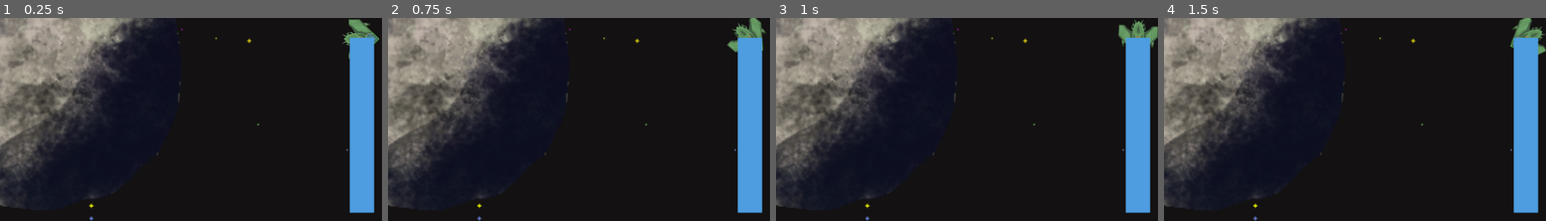
Above: before the commit, frames 1-4 (left to right).
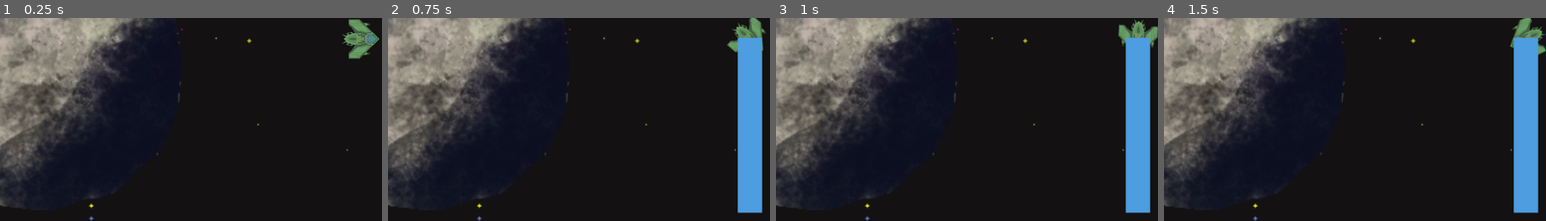
Above: after the commit, the same moments.

Repository: Vassily-Petrousevitch/GalacticHeist
Game: Godot game, scene res://main.tscn
The game is run twice, just before and just after one commit, with the same random seed, the same clock (stepped at 60 frames per second) and the same inputs.
Inputs (mouse positions are % of the whole screen's width and height, from its top left):
- Up to frame 1 (0.25 s): no input
- Up to frame 2 (0.75 s): tap Enter at 0.5 s; move the mouse to (7, 58) at 0.52 s; hold D (rotate_right) from 0.53 s (still down); right-click (7, 58) at 0.6 s
- Up to frame 3 (1 s): keep holding D (rotate_right)
- Up to frame 4 (1.5 s): move the mouse to (30, 55) at 1.27 s; release D (rotate_right) at 1.28 s; hold S (brake) from 1.28 s (still down); click (30, 55) at 1.35 s
The pictures show only the part of the screen within x 3-53%, y 45-95%; the shares and areas given below are measured in that part.

The runs differ from the first frame. In frame 1, 5.6% of the frame differs, in the area x 91-98%, y 9-97%; in frame 2, nothing differs; in frame 3, nothing differs; in frame 4, nothing differs.

Commit message:
Player can now spawn a rope piece attached to them

Diff:
--- a/entities/player.gd
+++ b/entities/player.gd
@@ -16,8 +16,8 @@
 const bullet_timeout = 0.2		# seconds
 var bullet_on_cooldown = false
 
-# Mouse is hovering over a "rope-able object" e.g. Asteroids, Puffins
-var mouse_hovering = null
+# Rope parameters
+var rope_piece = preload("res://entities/rope_piece.tscn")
 
 func _physics_process(delta):
 	if not stunned:
@@ -26,13 +26,6 @@
 	if col:
 		velocity = velocity.bounce(col.get_normal()) * ship_bounceback
 		get_stunned_idiot()
-
-	# Raycast to detect nearby "rope-able" objects
-	var space_state = get_world_2d().direct_space_state
-	var query = PhysicsRayQueryParameters2D.create(self.position, Vector2(50, 100), 0xFFFFFFFF, [self])
-	var result = space_state.intersect_ray(query)
-	if result:
-		print("hit at point: ", result.position, result.collider)
 
 
 func get_stunned_idiot():
@@ -66,6 +59,31 @@
 	if Input.is_action_pressed("shoot") && !bullet_on_cooldown:
 		shoot_bullet()
 
+	if Input.is_action_just_pressed("rope"):
+		rope_object()
+
+func rope_object():
+	# Raycast to detect nearby "rope-able" objects
+	var space_state = get_world_2d().direct_space_state
+	var query = PhysicsRayQueryParameters2D.create(self.position, get_global_mouse_position(), 0xFFFFFFFF, [self])
+	var result = space_state.intersect_ray(query)
+	# Check whether an object was selected + is "selectable"
+	if result && result.collider.input_pickable:
+		print("Collider is pickable")
+		var object = result.collider
+
+		# Make a rope piece on top of the player
+		var rope = rope_piece.instantiate()
+		rope.position = self.position
+		get_parent().add_child(rope)
+
+		# Attach rope to player using PinJoint
+		var joint = PinJoint2D.new()
+		joint.position = self.position
+		joint.node_a = self.get_path()
+		joint.node_b = rope.get_path()
+		get_parent().add_child(joint)
+
 func setRotation():
 	var rotate_direction = 0;
 
--- a/main.gd
+++ b/main.gd
@@ -1,22 +1,10 @@
 extends Node
-
-var rope_piece = preload("res://entities/rope_piece.tscn")
 
 # Called when the node enters the scene tree for the first time.
 func _ready():
 	# Position player in centre (currently is wherever startposition is)
 	#$Player.position = $StartPosition.position;
-
-	var rope = rope_piece.instantiate()
-	rope.position = $Player.position
-	add_child(rope)
-
-	var joint = PinJoint2D.new()
-	joint.position = $Player.position
-	joint.node_a = $Player.get_path()
-	joint.node_b = rope.get_path()
-	add_child(joint)
-
+	pass
 
 # Called every frame. 'delta' is the elapsed time since the previous frame.
 func _process(delta):
--- a/project.godot
+++ b/project.godot
@@ -54,6 +54,11 @@
 "events": [Object(InputEventMouseButton,"resource_local_to_scene":false,"resource_name":"","device":-1,"window_id":0,"a …(253 unchanged characters)…
 ]
 }
+rope={
+"deadzone": 0.5,
+"events": [Object(InputEventMouseButton,"resource_local_to_scene":false,"resource_name":"","device":-1,"window_id":0,"alt_pressed":false,"shift_pressed":false,"ctrl_pressed":false,"meta_pressed":false,"button_mask":2,"position":Vector2(89, 23),"global_position":Vector2(93, 64),"factor":1.0,"button_index":2,"canceled":false,"pressed":true,"double_click":false,"script":null)
+]
+}
 
 [layer_names]
 
